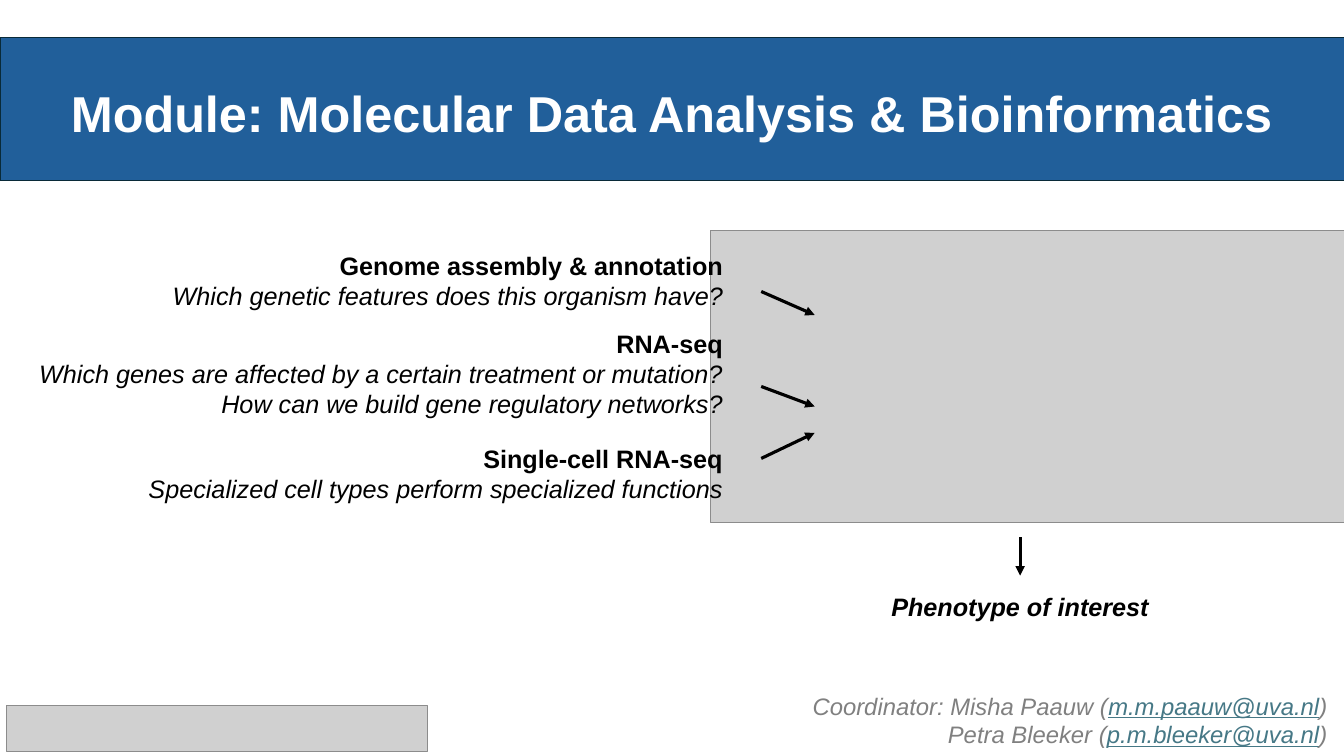
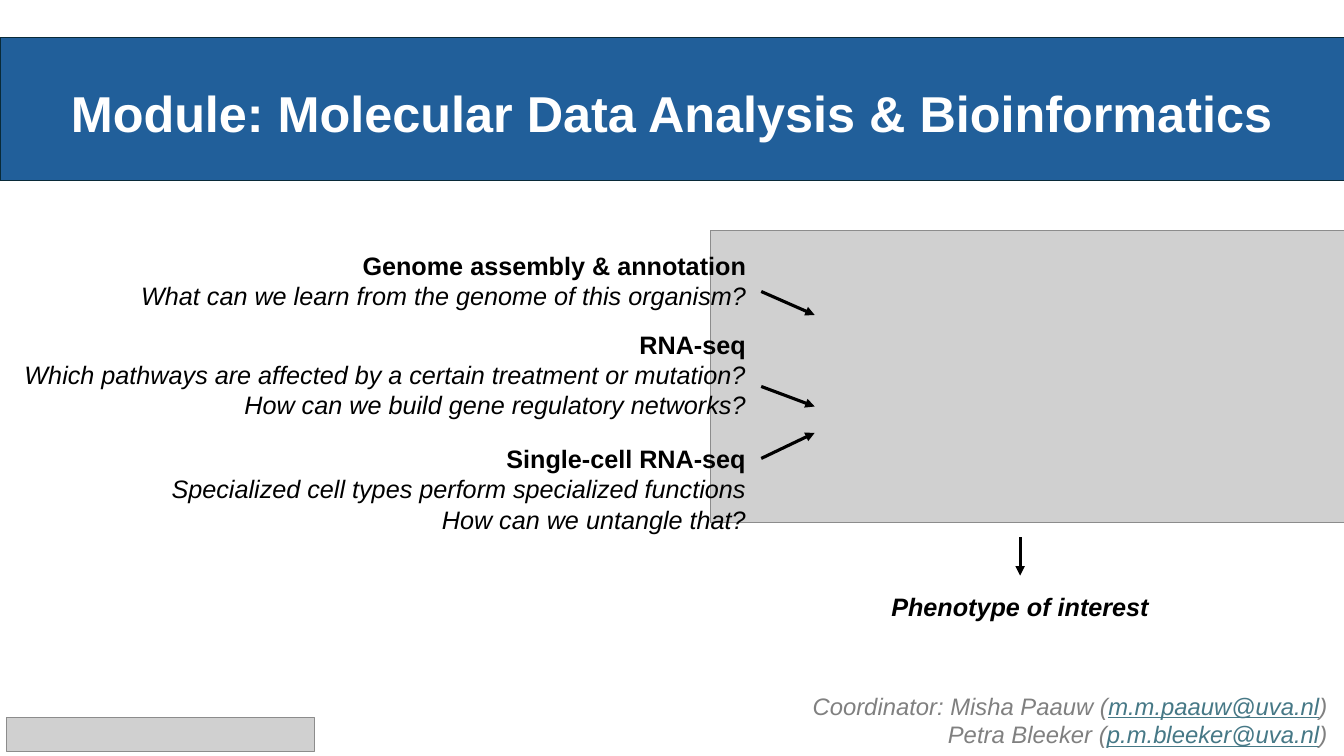
Before and after one commit to mishapaauw/molecular-data-analysis, a slide deck: slide 1 of lectures/QS_pitch_MDA_2026.pptx. Drawn at 1344x756 pixels with LibreOffice and Linux fonts; fonts in the diff are those of the drawing; grey boxes stand for pictures. Boxes give left, top, right and bottom in pixels: in the first picture for what was removed or moved away, otherwise in the second. Text is boxed around its words. In the diff, an @@ line names an element or a change of style, - is before the commit and + after.

```diff
--- a/lectures/QS_pitch_MDA_2026.pptx
+++ b/lectures/QS_pitch_MDA_2026.pptx
@@ text "Genome assembly & annotation": place and size @@
-text "Genome assembly & annotation" at bbox=[173, 254, 723, 310]
+text "Genome assembly & annotation" at bbox=[141, 255, 746, 311]
@@ text at bbox=[141, 285, 746, 311]: text changed @@
-Which genetic features does this organism have?
+What can we learn from the genome of this organism?
@@ text "RNA-seq": place and size @@
-text "RNA-seq" at bbox=[39, 333, 723, 419]
+text "RNA-seq" at bbox=[24, 333, 746, 420]
@@ text at bbox=[24, 363, 746, 389]: text changed @@
-Which genes are affected by a certain treatment or mutation?
+Which pathways are affected by a certain treatment or mutation?
@@ text "Single-cell RNA-seq": place and size @@
-text "Single-cell RNA-seq" at bbox=[148, 447, 723, 504]
+text "Single-cell RNA-seq" at bbox=[172, 448, 746, 534]
@@ text at bbox=[442, 508, 746, 534]: paragraph added @@
+How can we untangle that?
@@ picture: place and size @@
-picture at bbox=[7, 706, 429, 751]
+picture at bbox=[7, 718, 315, 751]
```
Also in this commit, not shown: 3 other slides changed, 2 slides added, 1 other file.
